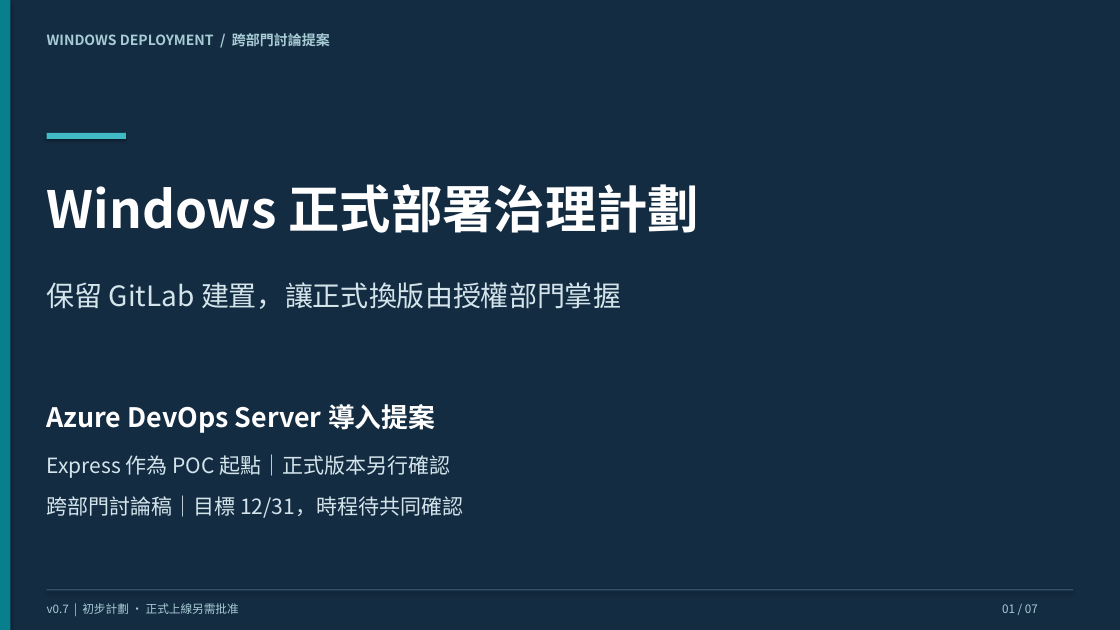
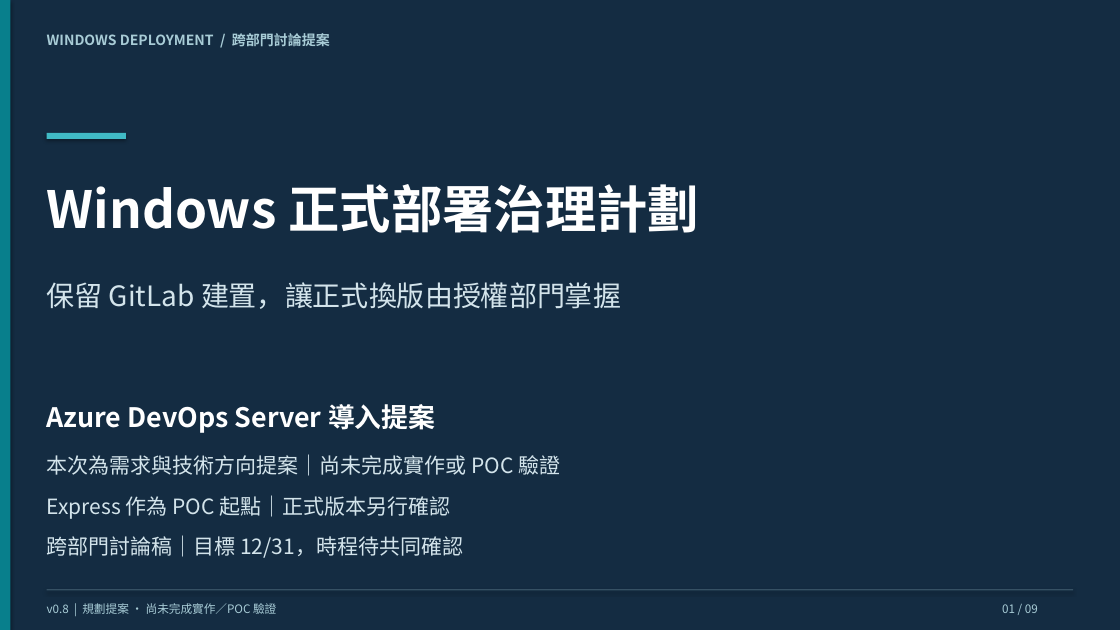
Before and after one commit to cyljacky02/gitlab-win-cicd, a slide deck: slide 1 of docs/presentations/windows-cd-initial-plan.pptx. Drawn at 1120x630 pixels with LibreOffice and Linux fonts; fonts in the diff are those of the drawing. Boxes give left, top, right and bottom in pixels: in the first picture for what was removed or moved away, otherwise in the second. Text is boxed around its words. In the diff, an @@ line names an element or a change of style, - is before the commit and + after.

```diff
--- a/docs/presentations/windows-cd-initial-plan.pptx
+++ b/docs/presentations/windows-cd-initial-plan.pptx
@@ text added at [47,454,560,476], 18 pt, text #D3E4EB @@
+本次為需求與技術方向提案｜尚未完成實作或 POC 驗證
@@ text "Express 作為 POC 起點｜正式版本另行確認": place and size @@
-text "Express 作為 POC 起點｜正式版本另行確認" at [47,454,450,478]
+text "Express 作為 POC 起點｜正式版本另行確認" at [47,495,450,519]
@@ text "跨部門討論稿｜目標 12/31，時程待共同確認": place and size @@
-text "跨部門討論稿｜目標 12/31，時程待共同確認" at [47,495,463,518]
+text "跨部門討論稿｜目標 12/31，時程待共同確認" at [47,535,463,558]
@@ text at [47,603,276,614]: text changed @@
-v0.7 | 初步計劃 · 正式上線另需批准
+v0.8 | 規劃提案 · 尚未完成實作／POC 驗證
@@ text at [1002,604,1038,613]: text changed @@
-01 / 07
+01 / 09
```
Also in this commit, not shown: 5 other slides changed, 2 slides added, 49 other files.
